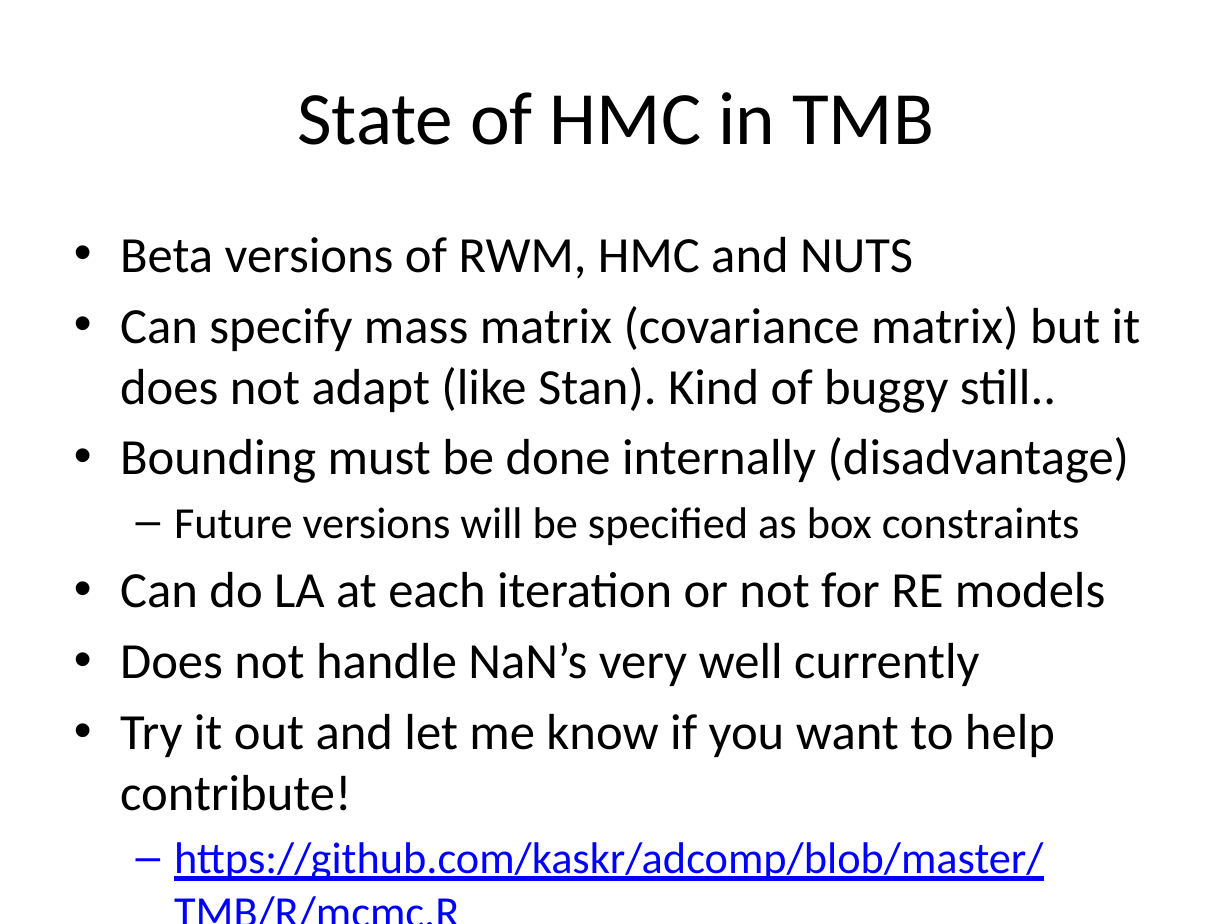
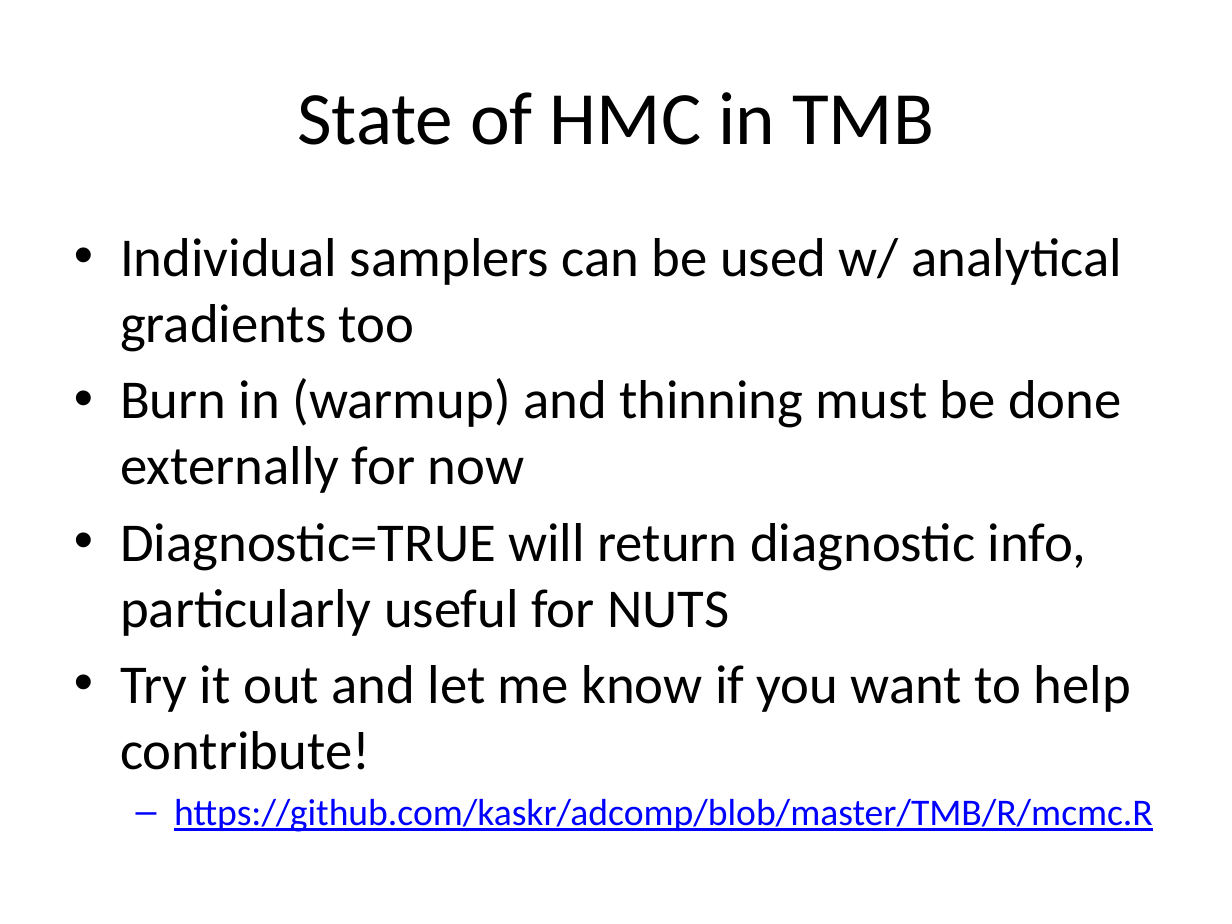
Before and after one commit to TMB-ADMB-Workshops/Feb2016, a slide deck: slide 23 of examples/mcmc/MCMC_in_TMB.pptx (slide 21 before the commit). Drawn at 1232x924 pixels with LibreOffice and Linux fonts; fonts in the diff are those of the drawing. Boxes give left, top, right and bottom in pixels: in the first picture for what was removed or moved away, otherwise in the second. Text is boxed around its words. In the diff, an @@ line names an element or a change of style, - is before the commit and + after.

Commit message:
Update MCMC slides

```diff
--- a/examples/mcmc/MCMC_in_TMB.pptx
+++ b/examples/mcmc/MCMC_in_TMB.pptx
@@ text at (120,238,1122,636): text changed; size 29.6 to 32 pt @@
-• Beta versions of RWM, HMC and NUTS
-• Can specify mass matrix (covariance matrix) but it does not adapt (like Stan). Kind of buggy still..
-• Bounding must be done internally (disadvantage)
-  – Future versions will be specified as box constraints
-• Can do LA at each iteration or not for RE models
-• Does not handle NaN’s very well currently
+• Individual samplers can be used w/ analytical gradients too
+• Burn in (warmup) and thinning must be done externally for now
+• Diagnostic=TRUE will return diagnostic info, particularly useful for NUTS
@@ text at (120,665,1153,832): size 29.6 to 32 pt in "Try it out and let me know ..."; size 25.9 to 22 pt in "https://github.com/kaskr/adcomp/blob/master/TMB/R/mcmc.R" @@
```
Also in this commit, not shown: 6 other slides changed, 3 slides added.
